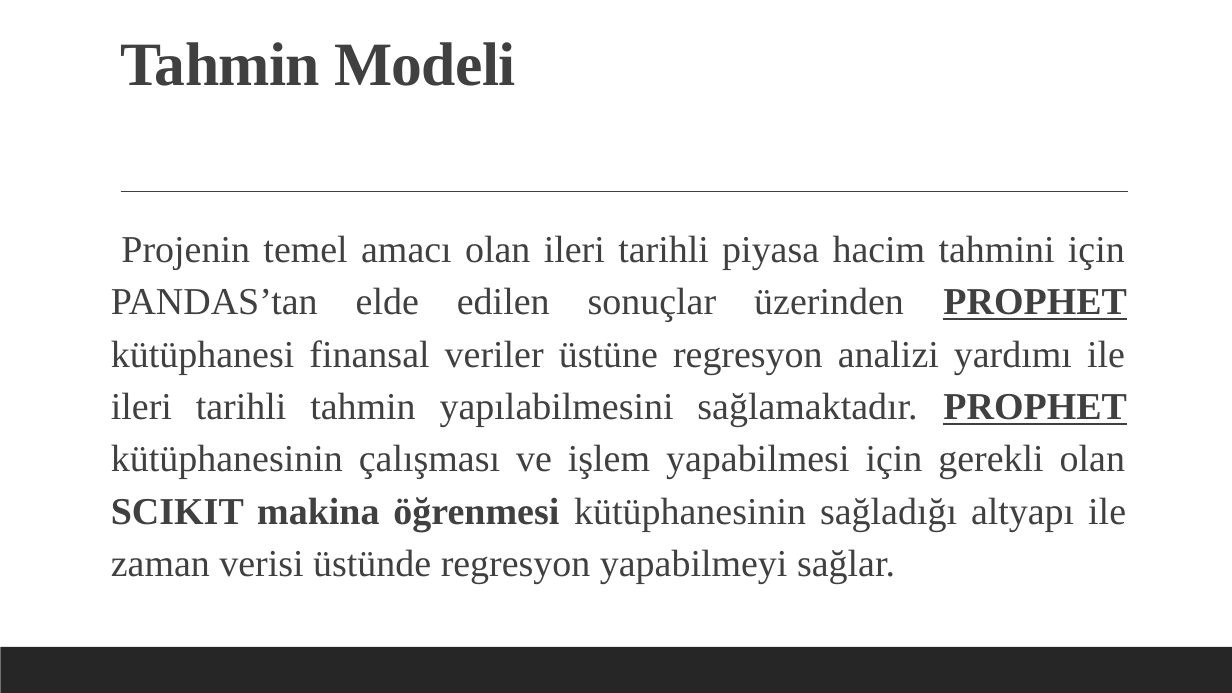
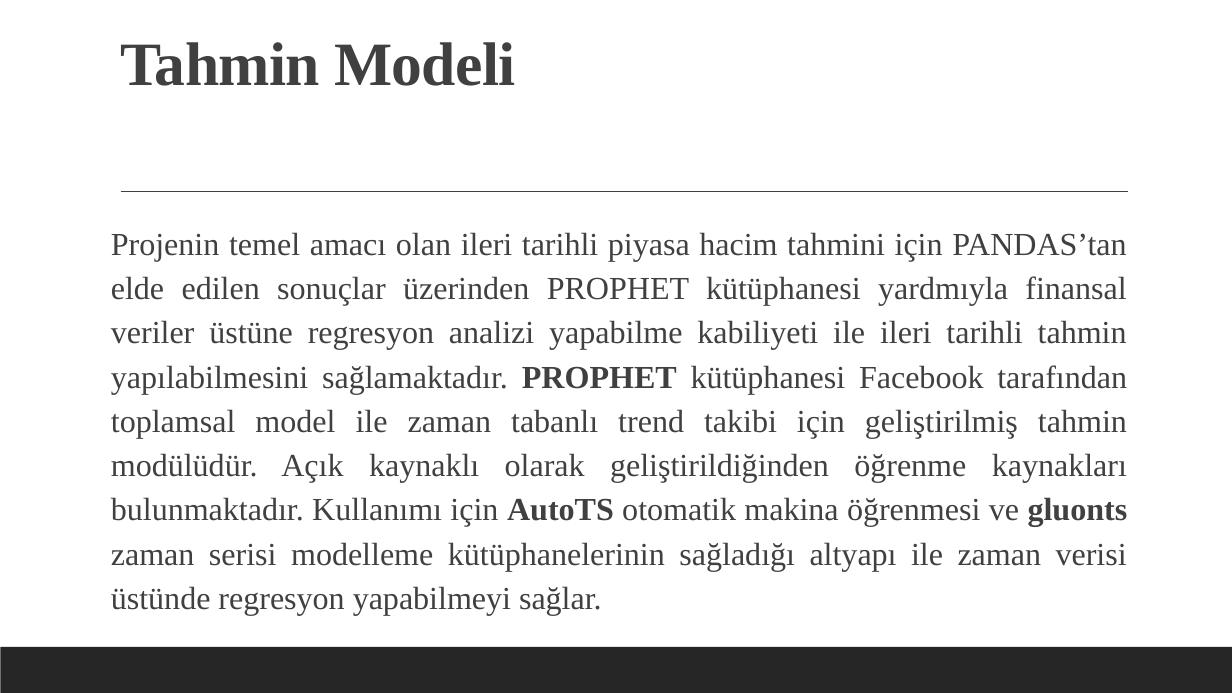
Before and after one commit to BelitK/E-CommerceVolume, a slide deck: slide 12 of rapor ve sunum/Türkiye ve Yurtdışı Karşılaştırmalı Veri Analizi.pptx. Drawn at 1232x693 pixels with LibreOffice and Linux fonts; fonts in the diff are those of the drawing. Boxes give left, top, right and bottom in pixels: in the first picture for what was removed or moved away, otherwise in the second. Text is boxed around its words. In the diff, an @@ line names an element or a change of style, - is before the commit and + after.

```diff
--- a/rapor ve sunum/Türkiye ve Yurtdışı Karşılaştırmalı Veri Analizi.pptx
+++ b/rapor ve sunum/Türkiye ve Yurtdışı Karşılaştırmalı Veri Analizi.pptx
@@ text at bbox=[111, 232, 1128, 616]: text changed; size 29.6 to 25 pt @@
-  Projenin temel amacı olan ileri tarihli piyasa hacim tahmini için PANDAS’tan elde edilen sonuçlar üzerinden PROPHET kütüphanesi finansal veriler üstüne regresyon analizi yardımı ile ileri tarihli tahmin yapılabilmesini sağlamaktadır. PROPHET kütüphanesinin çalışması ve işlem yapabilmesi için gerekli olan SCIKIT makina öğrenmesi kütüphanesinin sağladığı altyapı ile zaman verisi üstünde regresyon yapabilmeyi sağlar.
+Projenin temel amacı olan ileri tarihli piyasa hacim tahmini için PANDAS’tan elde edilen sonuçlar üzerinden PROPHET kütüphanesi yardmıyla finansal veriler üstüne regresyon analizi yapabilme kabiliyeti ile ileri tarihli tahmin yapılabilmesini sağlamaktadır. PROPHET kütüphanesi Facebook tarafından toplamsal model ile zaman tabanlı trend takibi için geliştirilmiş tahmin modülüdür. Açık kaynaklı olarak geliştirildiğinden öğrenme kaynakları bulunmaktadır. Kullanımı için AutoTS otomatik makina öğrenmesi ve gluonts zaman serisi modelleme kütüphanelerinin sağladığı altyapı ile zaman verisi üstünde regresyon yapabilmeyi sağlar.
```
Also in this commit, not shown: 4 other slides changed, 1 slide added, 12 other files.
